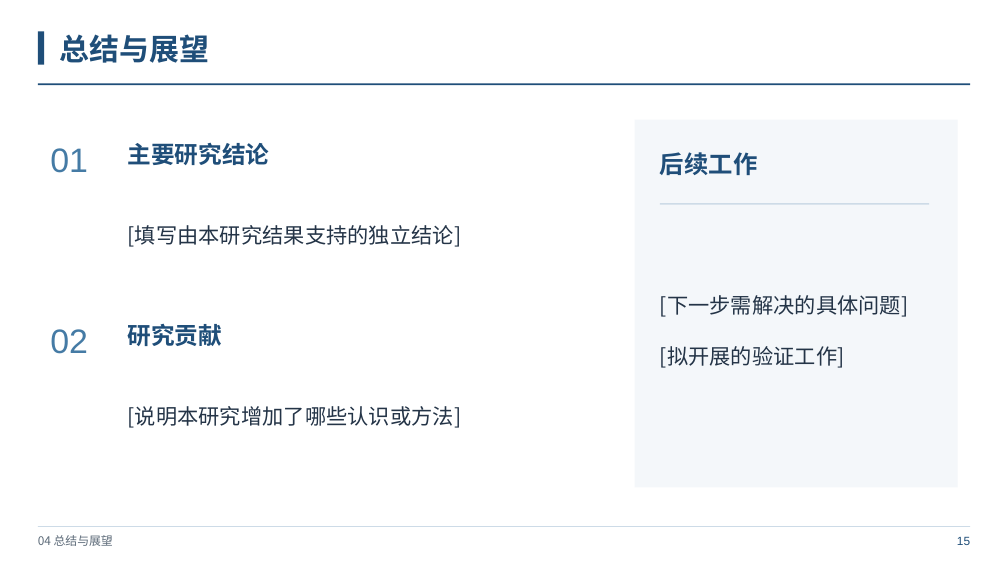
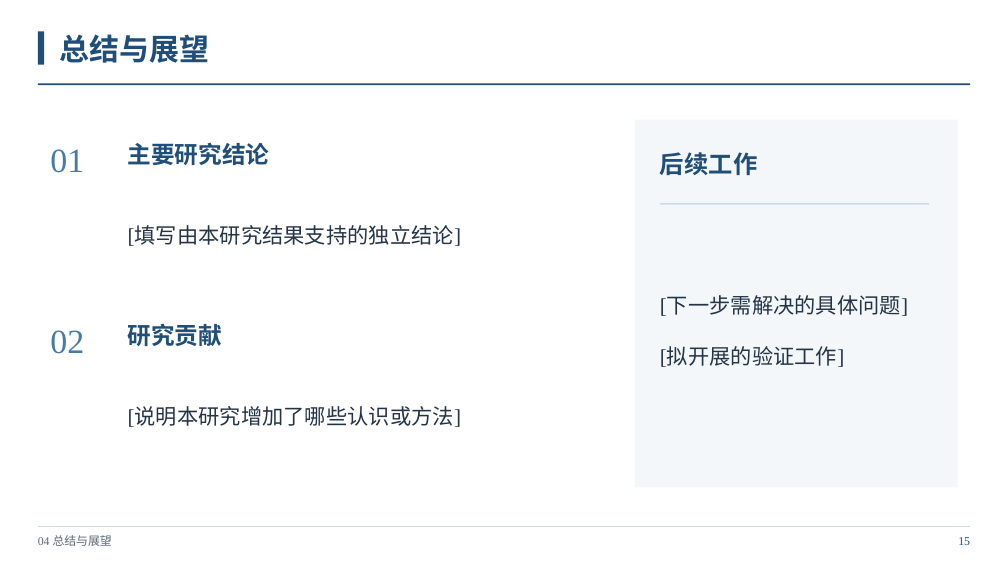
Before and after one commit to Starxy/skills, a slide deck: slide 15 of skills/ppt-craft/assets/academic-blue-template.pptx. Drawn at 1008x567 pixels with LibreOffice and Linux fonts; fonts in the diff are those of the drawing. Boxes give left, top, right and bottom in pixels: in the first picture for what was removed or moved away, otherwise in the second. Text is boxed around its words. In the diff, an @@ line names an element or a change of style, - is before the commit and + after.

Commit message:
fix(ppt-craft): 优先原文图表并独立定义学术蓝规范

```diff
--- a/skills/ppt-craft/assets/academic-blue-template.pptx
+++ b/skills/ppt-craft/assets/academic-blue-template.pptx
@@ font Noto Sans CJK SC to Times New Roman in 4 elements at (38,535,112,546), (128,227,462,246), (128,407,462,427), (660,296,908,367) @@
@@ font Arial to Times New Roman in 3 elements at (958,537,970,545), (50,149,84,173), (50,330,84,354) @@
```
Also in this commit, not shown: 15 other slides changed, 5 other files.
